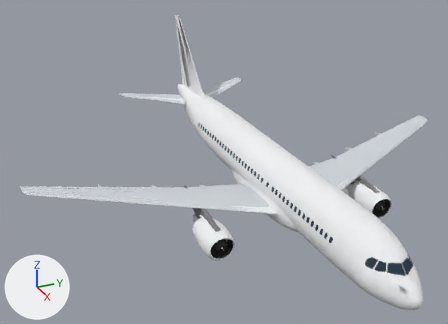
The glTF model fixtures/aircraft/a20n-0.glb, before and after one commit.
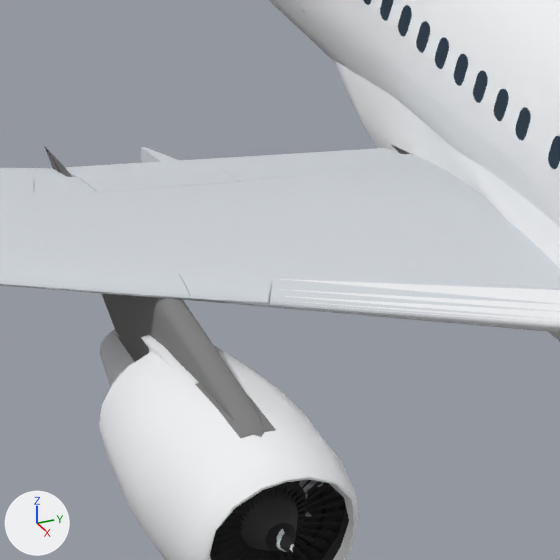
The first picture shows the older version from a 50 mm camera at (39.4, -20.9, 24.2) aimed at (-0.4, -3.0, 4.3). The close-ups show the older and then the newer version on the part from 39% to 60% of the width and 49% to 78% of the height of that picture. Only the edits that show in the close-ups are written down. Arrows for +X, +Y and +Z are at lower left; the lights stay in place. Where no turn or scale is listed for an object, it has been applied to the vertices. Vertices at exactly the same position are counted once.

The first close-up shows 'c202020', 'c404040', 'c808080', 'engine', 'glass', 'hull', 'wing'.
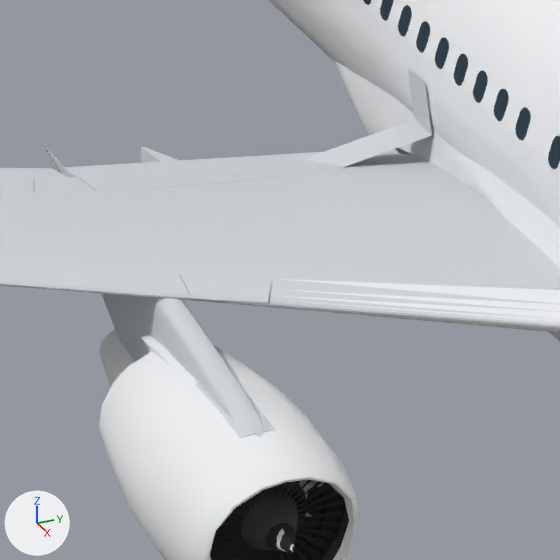
Pixel boxes [x1, y1, x2, y2] of what changed, in the close-ups (560 x 560 px):
'cd3d8dd', added
    after: [302, 69, 432, 168]
part 1 of me_mesh_2, deleted
    before: [44, 146, 276, 438]
part 2 of me_mesh_7, added
    after: [44, 146, 276, 438]

Patch to the scene script:
```diff
--- a/fixtures/aircraft/a20n-0.glb.py
+++ b/fixtures/aircraft/a20n-0.glb.py
@@ mat_cd3d8dd @@
+mat_cd3d8dd = principled_material('cd3d8dd')
+mat_cd3d8dd.base_color = (0.651, 0.687, 0.723)  # light grey #d3d8dd
+mat_cd3d8dd.roughness = 1.0
@@ me_mesh_2 @@
 # used by ob_c808080; location = (0.0, 0.0, 0.0)
-me_mesh_2.from_pydata(...)  # 246 vertices, 334 faces; spans x -0.1..17.5, y -6.8..6.8, z 1.8..4.8
+me_mesh_2.from_pydata(...)  # 90 vertices, 90 faces; spans x 13.8..17.5, y -1.5..1.5, z 1.8..4.8
+# me_mesh_2 part 1: the loose piece of 79 vertices spanning x 0.0..6.7, y -6.8..-6.2, z 2.1..3.4 is deleted
+# other edits to the shape of me_mesh_2 do not show in these pictures
 me_mesh_2.materials.append(mat_c808080)
@@ me_mesh_7 @@
 # used by ob_wing; location = (0.0, 0.0, 0.0)
-me_mesh_7.from_pydata(...)  # 1135 vertices, 1788 faces; spans x -17.9..18.7, y -17.9..17.9, z 1.0..5.2
+me_mesh_7.from_pydata(...)  # 1279 vertices, 2013 faces; spans x -17.9..18.7, y -17.9..17.9, z 1.0..5.2
+# me_mesh_7 part 2: a new loose piece of 77 vertices spanning x 0.0..6.7, y -6.8..-6.2, z 2.1..3.4, in mat_wing (light grey #d1d6db)
+# other edits to the shape of me_mesh_7 do not show in these pictures
 me_mesh_7.materials.append(mat_wing)
@@ me_mesh_3_1 @@
+me_mesh_3_1.from_pydata(...)  # 90 vertices, 96 faces; spans x -13.9..14.5, y -3.5..3.5, z 2.9..5.9
+me_mesh_3_1.materials.append(mat_cd3d8dd)  # light grey #d3d8dd
@@ ob_cd3d8dd @@
+ob_cd3d8dd = bpy.data.objects.new('cd3d8dd', me_mesh_3_1)
+ob_cd3d8dd.location = (0.0, 0.0, 0.0)
```
